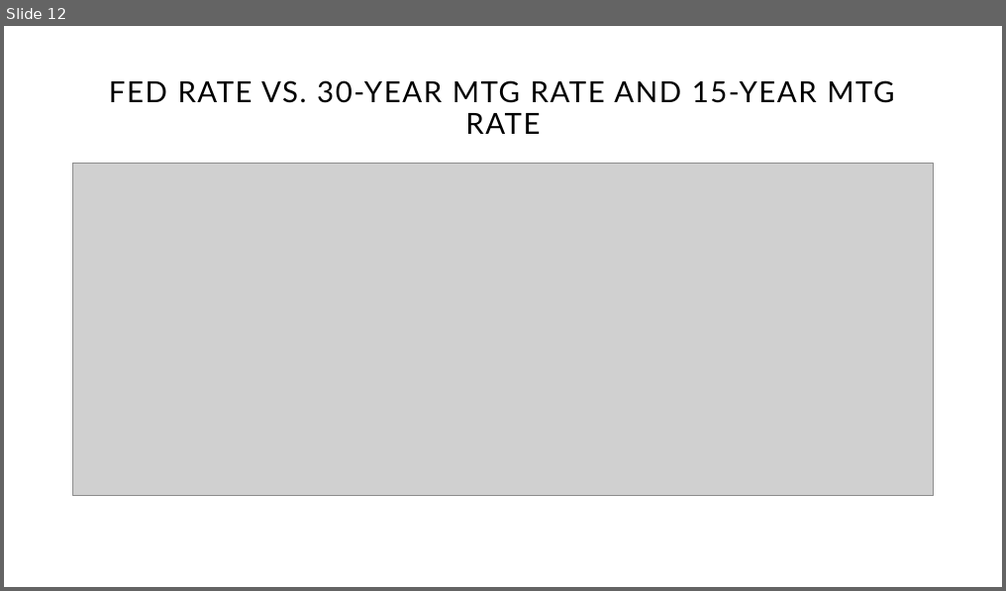
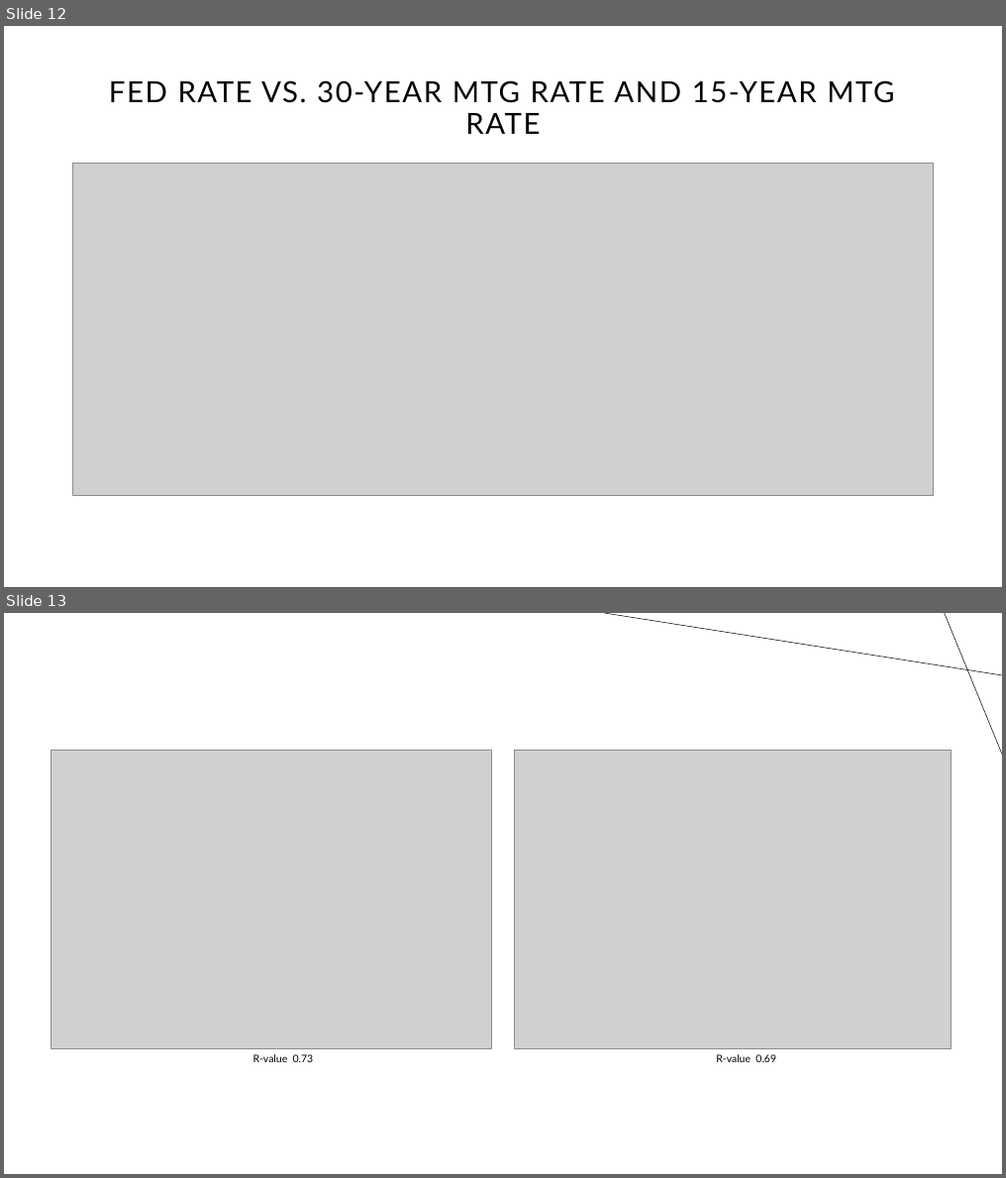
Before and after one commit to zarbin/UTA_Project-1, a slide deck: Presentation/slide_deck.pptx. Shown one above the other, each under a label of ours: slide 12 before the commit, slides 12 and 13 after it. The pictures are 1006x591 and 1006x1178 pixels, drawn with LibreOffice and Linux fonts; fonts in the diff are those of the drawing; grey boxes stand for pictures. Boxes give left, top, right and bottom in pixels: in the first picture for what was removed or moved away, otherwise in the second. Text is boxed around its words. In the diff, an @@ line names an element or a change of style, - is before the commit and + after.

```diff
--- a/Presentation/slide_deck.pptx
+++ b/Presentation/slide_deck.pptx
@@ slide 13 added at (4,613,1002,1174), background #FFFFFF @@
@@ line added from (1002, 675) to (604, 613), #000000 0.5 pt @@
@@ line added from (944, 613) to (1002, 755), #000000 0.5 pt @@
@@ picture added at (51,751,492,1050) @@
@@ picture added at (514,751,951,1050) @@
@@ text added at (253,1055,314,1062), 10 pt, text #000000 @@
+R-value 0.73
@@ text added at (716,1055,776,1062), 10 pt, text #000000 @@
+R-value 0.69
```
Also in this commit, not shown: 3 slides changed, 1 slide removed.
